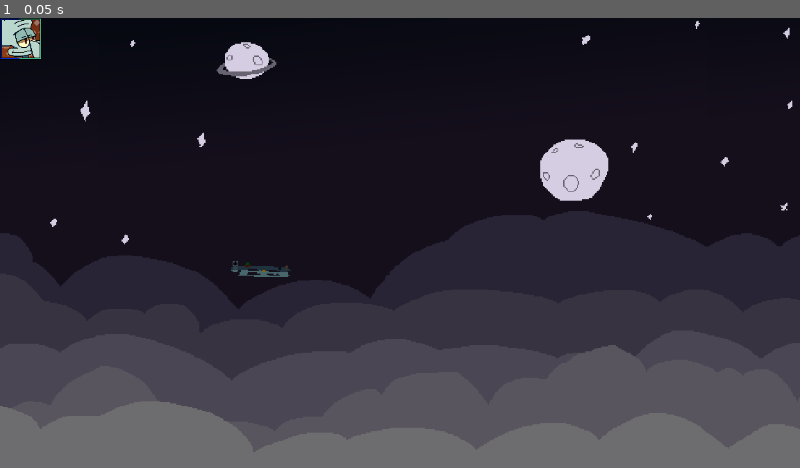
Above: before the commit, frame 1.
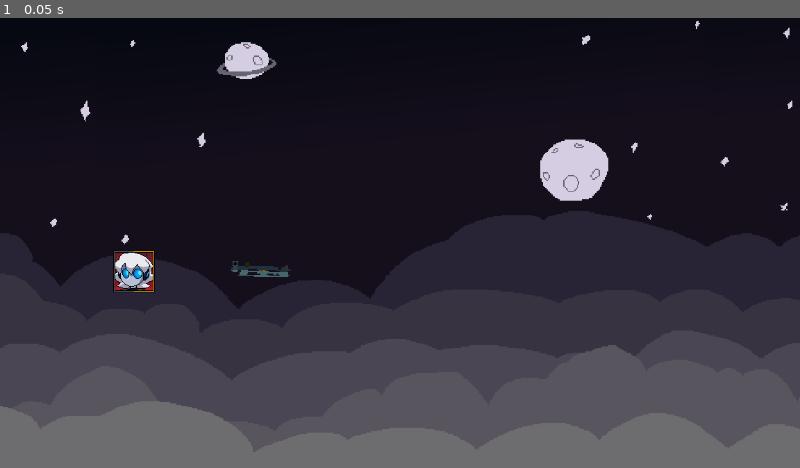
Above: after the commit, the same moment.

Repository: Seanski2/CBSOnline
Game: Godot game, scene res://src/scenes/character_selection.tscn
Same seed, same stepped clock (60 frames per second), same inputs: the game is played once before the commit and once after it.
Inputs:
- Up to frame 1 (0.05 s): no input

The runs differ from the first frame. In frame 1, 0.9% of the frame differs, in the area x 0-20%, y 0-61%.

Commit message:
fixed broken layouts

Diff:
--- a/src/scenes/character_selection.tscn
+++ b/src/scenes/character_selection.tscn
@@ -1,8 +1,8 @@
 [gd_scene load_steps=5 format=3 uid="uid://dp6la2niiu8yj"]
 
-[ext_resource type="Texture2D" uid="uid://cfa4ucoyat7wy" path="res://Assets/Sprites/CSS/Squidward.png" id="1_f4oaq"]
 [ext_resource type="Theme" uid="uid://cm6ff8iw874fv" path="res://Assets/Themes/text_boxes.tres" id="2_0b06d"]
 [ext_resource type="Texture2D" uid="uid://dams5gwk6pwiq" path="res://Assets/Sprites/BGs/MozartDomain.png" id="2_ygryg"]
+[ext_resource type="Texture2D" uid="uid://ru7d73qp2tc0" path="res://Assets/Sprites/CSS/101Zee.png" id="3_1xp7f"]
 [ext_resource type="AudioStream" uid="uid://nvvkel8rncpa" path="res://Assets/Music/CSS.ogg" id="4_mpvyc"]
 
 [node name="character_selection" type="Control"]
@@ -22,19 +22,29 @@
 
 [node name="GridContainer" type="GridContainer" parent="."]
 custom_minimum_size = Vector2(60, 60)
-layout_direction = 2
-layout_mode = 0
-offset_right = 657.0
-offset_bottom = 311.0
+layout_mode = 1
+anchors_preset = 7
+anchor_left = 0.5
+anchor_top = 1.0
+anchor_right = 0.5
+anchor_bottom = 1.0
+offset_left = -413.0
+offset_top = -313.0
+offset_right = 414.0
+offset_bottom = -2.0
+grow_horizontal = 2
+grow_vertical = 0
+theme = ExtResource("2_0b06d")
 theme_override_constants/h_separation = -1
 theme_override_constants/v_separation = -1
-columns = 4
+columns = 14
 
-[node name="squidward" type="TextureButton" parent="GridContainer"]
+[node name="zee" type="TextureButton" parent="GridContainer"]
 layout_mode = 2
-tooltip_text = "squidward"
+tooltip_text = "Placeholder Text Don't Use in Final Version"
+mouse_default_cursor_shape = 2
 theme = ExtResource("2_0b06d")
-texture_normal = ExtResource("1_f4oaq")
+texture_normal = ExtResource("3_1xp7f")
 metadata/CharacterId = "zee"
 
 [node name="Music" type="AudioStreamPlayer" parent="."]
